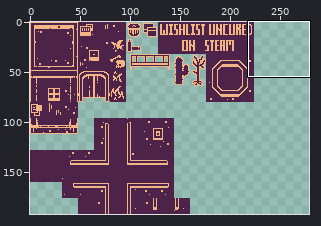
File history of a sprite sheet, public/assets/tilesets/tilesetPurple.png. Above, an overview of the earlier version with the close-up marked.
Close-up. Before:
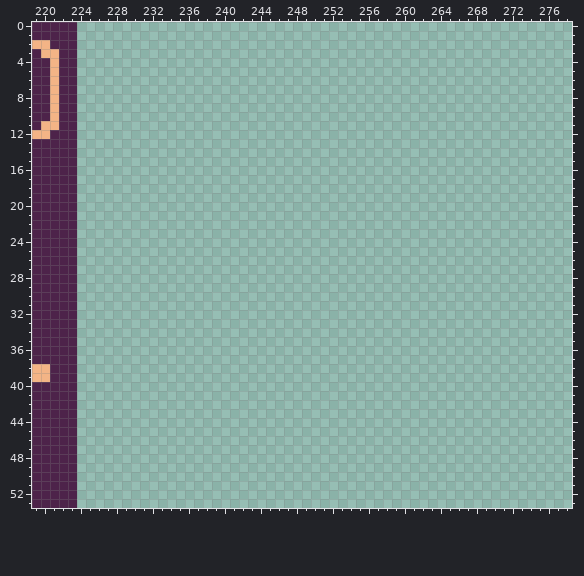
The file is 320x192 pixels. Shown: x 219..278, y 0..53. The wide view leaves out empty margins.
New version:
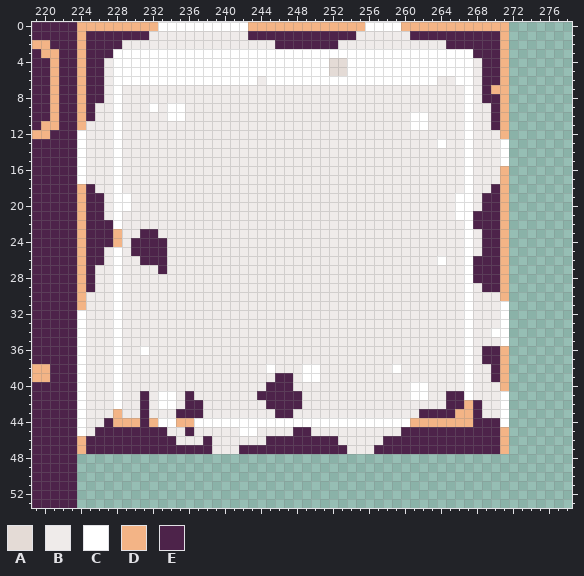
Palette (. is transparent): A #e4dbd6  B #efebea  C #ffffff  D #f3b486  E #4d234a
Edits made:
Changed rows in their new state; - is an unchanged pixel.
first column x 224:
 0 DDDDDDDDDCCCCCCCCCCDDDDDDDDDDDDDCCCCDDDDDDDDDDDD
 1 DEEEEEEEBBBBBBBBBBBEEEEEEEEEEEEBBBBBBEEEEEEEEEED
 2 DEEEEBBBBBBBBBBBBBBBBBEEEEEEEBBBBBBBBBBBBEEEEEED
 3 DEEECCCCCCCCCCCCCCCCCCCCCCCCCCCCCCCCCCCCCCCCEEED
 4 DEEBCCCCCCCCCCCCCCCCCCCCCCCCAACCCCCCCCCCCCCCBEED
 5 DEEBCCCCCCCCCCCCCCCCCCCCCCCCAACCCCCCCCCCCCCCBEED
 6 DEEBCCCCCCCCCCCCCCCCBCCCCCCCCCCCCCCCCCCCBBCCBEED
 7 DEEBCBBBBBBBBBBBBBBBBBBBBBBBBBBBBBBBBBBBBBBCBEDD
 8 DEEBCBBBBBBBBBBBBBBBBBBBBBBBBBBBBBBBBBBBBBBCBEED
 9 DEBBCBBBCBCCBBBBBBBBBBBBBBBBBBBBBBBBBBBBBBBCBBED
10 DEBBCBBBBBCCBBBBBBBBBBBBBBBBBBBBBBBBBCCBBBBCBBED
11 DBBBCBBBBBBBBBBBBBBBBBBBBBBBBBBBBBBBBCCBBBBCBBED
12 CBBBCBBBBBBBBBBBBBBBBBBBBBBBBBBBBBBBBBBBBBBCBBBD
13 CBBBCBBBBBBBBBBBBBBBBBBBBBBBBBBBBBBBBBBBCBBCBBBC
14 CBBBCBBBBBBBBBBBBBBBBBBBBBBBBBBBBBBBBBBBBBBCBBBC
15 CBBBCBBBBBBBBBBBBBBBBBBBBBBBBBBBBBBBBBBBBBBCBBBC
16 CBBBCBBBBBBBBBBBBBBBBBBBBBBBBBBBBBBBBBBBBBBCBBBD
17 CBBBCBBBBBBBBBBBBBBBBBBBBBBBBBBBBBBBBBBBBBBCBBBD
18 DEBBCBBBBBBBBBBBBBBBBBBBBBBBBBBBBBBBBBBBBBBCBBED
19 DEEBCCBBBBBBBBBBBBBBBBBBBBBBBBBBBBBBBBBBBBCCBEED
20 DEEBCCBBBBBBBBBBBBBBBBBBBBBBBBBBBBBBBBBBBBCCBEED
21 DEEBCBBBBBBBBBBBBBBBBBBBBBBBBBBBBBBBBBBBBBCCEEED
22 DEEECBBBBBBBBBBBBBBBBBBBBBBBBBBBBBBBBBBBBBBCEEED
23 DEEEDBBEEBBBBBBBBBBBBBBBBBBBBBBBBBBBBBBBBBBCBEED
24 DEEEDBEEEEBBBBBBBBBBBBBBBBBBBBBBBBBBBBBBBBBCBEED
25 DEEBCBEEEEBBBBBBBBBBBBBBBBBBBBBBBBBBBBBBBBBCBEED
26 DEEBCBBEEEBBBBBBBBBBBBBBBBBBBBBBBBBBBBBBCBBCEEED
27 DEBBCBBBBEBBBBBBBBBBBBBBBBBBBBBBBBBBBBBBBBBCEEED
28 DEBBCBBBBBBBBBBBBBBBBBBBBBBBBBBBBBBBBBBBBBBCEEED
29 DEBBCBBBBBBBBBBBBBBBBBBBBBBBBBBBBBBBBBBBBBBCBEED
30 DBBBCBBBBBBBBBBBBBBBBBBBBBBBBBBBBBBBBBBBBBBCBBBD
31 DBBBCBBBBBBBBBBBBBBBBBBBBBBBBBBBBBBBBBBBBBBCBBBC
32 CBBBCBBBBBBBBBBBBBBBBBBBBBBBBBBBBBBBBBBBBBBCBBBC
33 CBBBCBBBBBBBBBBBBBBBBBBBBBBBBBBBBBBBBBBBBBBCBBBC
34 CBBBCBBBBBBBBBBBBBBBBBBBBBBBBBBBBBBBBBBBBBBCBBCC
35 CBBBCBBBBBBBBBBBBBBBBBBBBBBBBBBBBBBBBBBBBBBCBBBC
36 CBBBCBBCBBBBBBBBBBBBBBBBBBBBBBBBBBBBBBBBBBBCBEED
37 CBBBCBBBBBBBBBBBBBBBBBBBBBBBBBBBBBBBBBBBBBBCBEED
38 CBBBCBBBBBBBBBBBBBBBBCBBBCCBBBBBBBBCBBBBBBBCBBED
39 CBBBCBBBBBBBBBBBBBBBBBEEBCCBBBBBBBBBBBBBBBBCBBED
40 CBBBCBBBBBBBBBBBBBBBBEEEBBBBBBBBBBBBBCCBBBBCBBBD
41 CBBBCBBEBCCBEBBBBBBBEEEEEBBBBBBBBBBBBCCBBEECBBBC
42 CBBBCBBEBCCBEEBBBBBBBEEEEBBBBBBBBBBBBBBBBEEDEBBC
43 CBBBDBBEBBBEEEBBBBBBBBEEBBBBBBBBBBBBBBEEEEDDEBBC
44 CBBEDDDEDCCDDCCCCCCCCCCCCCCCCCCCCCCCCDDDDDDDEEEC
45 CBEEEEEEEEBBEBBBBBCCBBBBEEBBBBBBBBBBEEEEEEEEEEED
46 DEEEEEEEEEEBBBEBBBBBBEEEEEEEEBBBBBEEEEEEEEEEEEED
47 DEEEEEEEEEEEEEEBBBEEEEEEEEEEEEBBBEEEEEEEEEEEEEED
Boxes around the changes in both close-ups, in picture pixels (x1, y1, x2, y2):
added: (77, 22, 509, 454)
